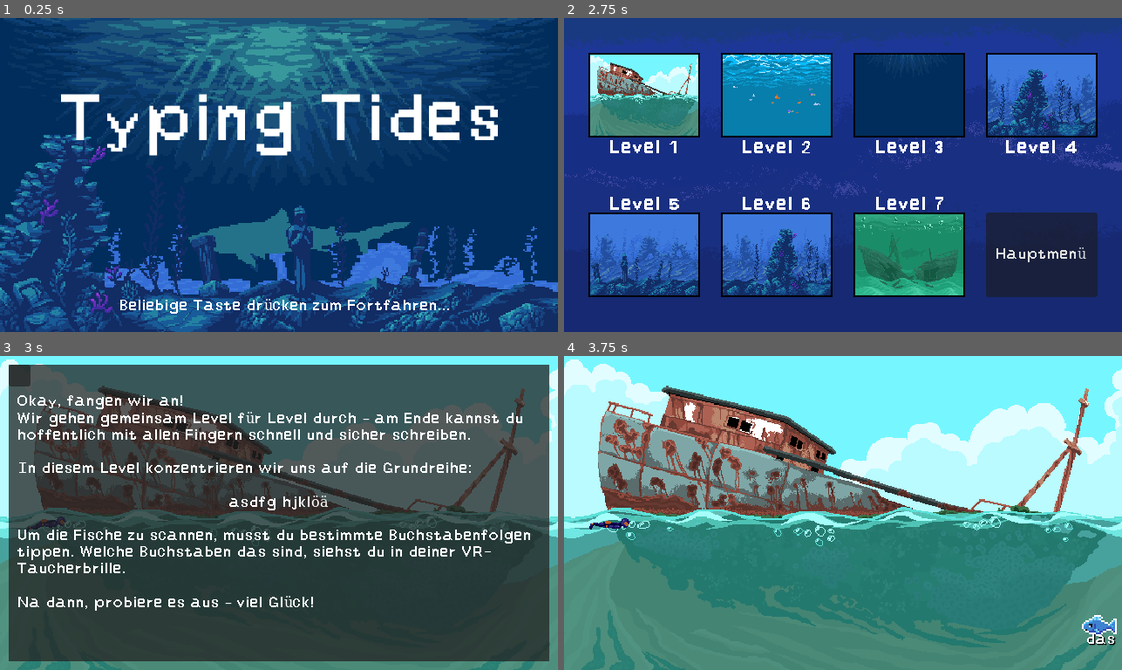
Above: before the commit, frames 1-4 (two rows, left to right).
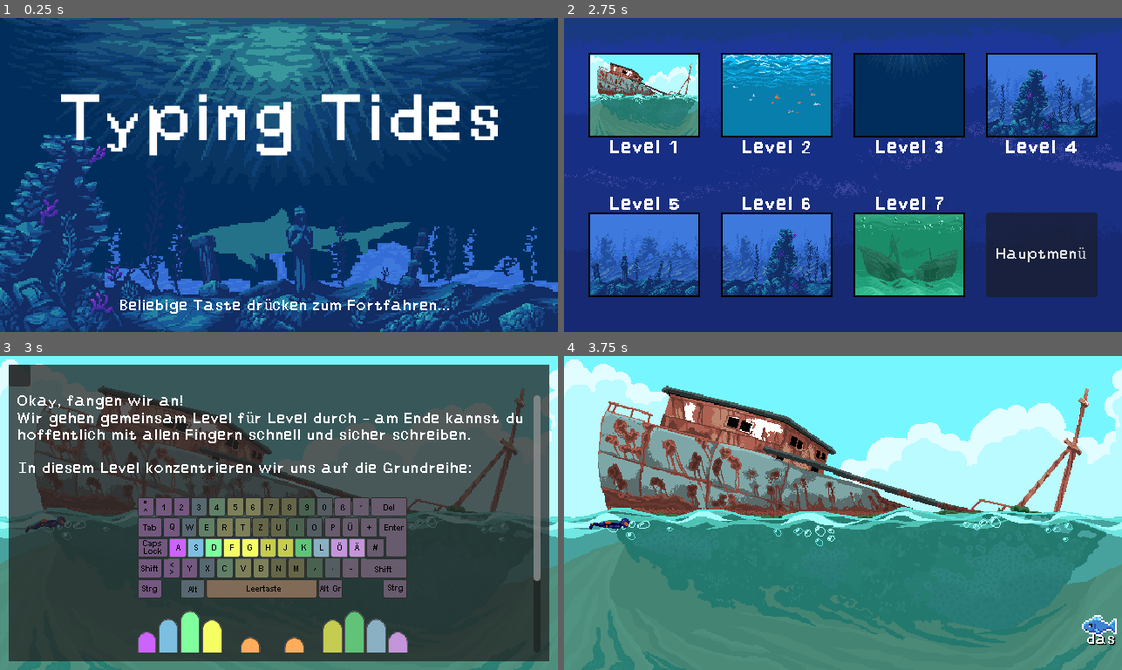
Above: after the commit, the same moments.

Repository: lehmius/typing-tides
Game: Godot game, scene res://scenes/game.tscn
Same seed, same stepped clock (60 frames per second), same inputs: the game is played once before the commit and once after it. The engine's default icon, where the game draws it, is replaced by a stand-in: a white triangle on a blue panel in a dark square.
Inputs (mouse positions are in pixels of both pictures, inside the frame that each line leads up to):
- Up to frame 1 (0.25 s): no input
- Up to frame 2 (2.75 s): tap Enter at 0.5 s; move the mouse to (965, 159) at 0.52 s; click (965, 159) at 0.67 s; click (586, 36) at 1.25 s; tap Space at 2 s; move the mouse to (731, 190) at 2.02 s; click (731, 190) at 2.17 s
- Up to frame 3 (3 s): click (78, 434) at 2.75 s
- Up to frame 4 (3.75 s): click (586, 374) at 3.5 s

Frames 1-2 are identical in both runs. In frame 3, 18% of the frame differs, in the area x 3-97%, y 12-95%; in frame 4, nothing differs.

Commit message:
Adjusted image position in popup texts.

Diff:
--- a/data/level_data/1_informational_text.tres
+++ b/data/level_data/1_informational_text.tres
@@ -9,7 +9,7 @@
 
 In diesem Level konzentrieren wir uns auf die Grundreihe:
 
-[center]asdfg hjklöä[/center]
+[center][img]res://assets/levels/menu_screens/1-tastatur.png[/img][/center]
 
 Um die Fische zu scannen, musst du bestimmte Buchstabenfolgen tippen. Welche Buchstaben das sind, siehst du in deiner VR-Taucherbrille.
 
--- a/data/level_data/2_informational_text.tres
+++ b/data/level_data/2_informational_text.tres
@@ -16,11 +16,7 @@
 Beispiel: Für ein großes „D“ → rechte Umschalt-Taste mit dem kleinen Finger + „d“ mit dem linken Mittelfinger. Danach kannst du die Umschalttaste loslassen – du schreibst wieder klein.
 [/ul]
 
-<<Wenn mit Sonderzeichen:>>
-	Mit derselben Methode kannst du aus dem # ein Apostroph ‘ machen
-
 Sehr gut – nun bist du bereit für das nächste Level.
 
-<<Tastatur mit Grundreihe und besonders hervorgehobener Umschalt-Taste (Shift)>>
-"
+[center][img]res://assets/levels/menu_screens/2-tastatur.png[/img][/center]"
 metadata/_custom_type_script = "uid://cm7gc1lxtalgf"
--- a/data/level_data/3_informational_text.tres
+++ b/data/level_data/3_informational_text.tres
@@ -13,5 +13,7 @@
 
 Von dieser Reihe hat das Tastaturlayout übrigens auch seinen Namen: QWERTZ.
 
-Bevor du loslegst, schau dir an, wo welcher Buchstabe liegt und mit welchem Finger du ihn am besten erreichst."
+Bevor du loslegst, schau dir an, wo welcher Buchstabe liegt und mit welchem Finger du ihn am besten erreichst.
+
+[center][img]res://assets/levels/menu_screens/3-tastatur.png[/img][/center]"
 metadata/_custom_type_script = "uid://cm7gc1lxtalgf"
--- a/data/level_data/4_informational_text.tres
+++ b/data/level_data/4_informational_text.tres
@@ -11,8 +11,11 @@
 
 Auch hier gilt: Drücke die Umschalttaste mit der anderen Hand als die Buchstabentaste.
 
+[center][img]res://assets/levels/menu_screens/4-tastatur.png[/img][/center]
+
 Das sind jetzt schon ganz schön viele Buchstaben, die du gelernt hast.
 Nimm dir hier gern eine Pause.
 
-Wenn du weitermachst, lass dir Zeit – es ist wichtiger, dass du konzentriert bleibst und den richtigen Buchstaben tippst, als jetzt schon super schnell schreiben zu können."
+Wenn du weitermachst, lass dir Zeit – es ist wichtiger, dass du konzentriert bleibst und den richtigen Buchstaben tippst, als jetzt schon super schnell schreiben zu können.
+"
 metadata/_custom_type_script = "uid://cm7gc1lxtalgf"
--- a/data/level_data/5_informational_text.tres
+++ b/data/level_data/5_informational_text.tres
@@ -15,12 +15,10 @@
 Dafür benutzt du die Leertaste – das ist die lange Taste unten in der Mitte.
 Diese drückst du mit einem deiner Daumen.
 
->>Falls Punkt und Komma dabei sind:<<
 Oh, fast vergessen – in der unteren Reihe findest du auch den Punkt und das Komma. Das sind keine Buchstaben, aber beim Schreiben ziemlich wichtig.
-<<Falls mit Sonderzeichen >>
-Auch Kleiner- Größer Zeichen < und der Bindestrich/Minuszeichen - sind hier untergebracht. Diese Zeichen wirst du in fließtexten eher seltener benötigen aber wenn du eine mathematische Gleichung schreiben willst oder Bindestriche verwendest benötigst du diese Zeichen gelegentlich.
 
 Das schaffst du bestimmt auch!
 
-<<Bild mit der Tastatur, in der die untere Reihe hervorgehoben ist und die gelernten Tasten beschriftet sind.>>"
+[center][img]res://assets/levels/menu_screens/5-tastatur.png[/img][/center]
+"
 metadata/_custom_type_script = "uid://cm7gc1lxtalgf"
--- a/data/level_data/6_informational_text.tres
+++ b/data/level_data/6_informational_text.tres
@@ -16,11 +16,5 @@
 Das klappt bestimmt!
 Versuch, dich ganz auf die Bewegung zu konzentrieren – bald wird sie ganz von allein passieren.
 
->>Falls Doppeltpunkt und Semikolon dabei sind:<<
-In der unteren Reihe findest du auch den Doppeltpunkt und das Semikolon.
-<<Falls mit Sonderzeichen >>
-Auch Größer- Kleiner Zeichen > und der Unterstrich _ findest du hier. Auch diese wirst du seltener verwenden aber je nach dem was du machst, benötigst du auch diese.
-
-<<Bild mit der Tastatur, in der die untere Reihe hervorgehoben ist und die gelernten Tasten beschriftet sind.>>
-"
+[center][img]res://assets/levels/menu_screens/6-tastatur.png[/img][/center]"
 metadata/_custom_type_script = "uid://cm7gc1lxtalgf"
--- a/data/level_data/7_informational_text.tres
+++ b/data/level_data/7_informational_text.tres
@@ -15,11 +15,7 @@
 
 Das ß ist eines der selteneren Buchstaben und hat nur noch bei den Zahlen Platz gefunden auch das wirst du in diesem Level lernen.
 
-<<Falls mit Sonderzeichen >>
-Hier gibt es auch noch zwei Sonderzeichen: das Hochstellzeichen ^ und das Gravis ´ für weitere Akzente die häufig im Französischen oder Griechischen vorkommen. Wenn du Wörter aus den Sprachen verwenden möchtest, wirst du nicht um dieses Zeichen herumkommen.
+[center][img]res://assets/levels/menu_screens/7-tastatur.png[/img][/center]
 
-Legen wir los mit Level 7!
-
-<<Bild mit der Tastatur, in der die oberste Reihe hervorgehoben und die zuvor gelernten Tasten beschriftet sind.>>
-"
+Legen wir los mit Level 7!"
 metadata/_custom_type_script = "uid://cm7gc1lxtalgf"
